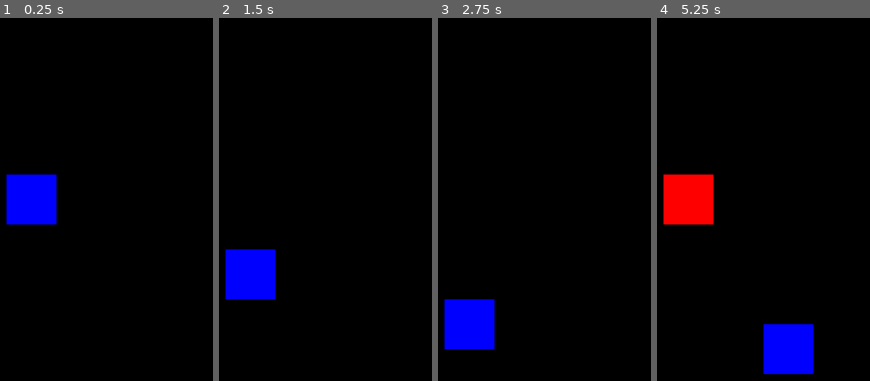
Above: before the commit, frames 1-4 (left to right).
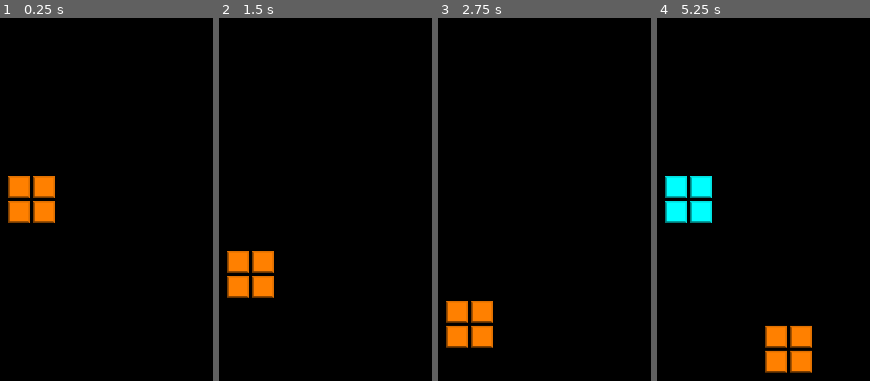
Above: after the commit, the same moments.

Repository: danielcannell/rotatris
Game: Godot game, scene res://Main.tscn
The game is run twice, just before and just after one commit, with the same random seed, the same clock (stepped at 60 frames per second) and the same inputs.
Inputs:
- Up to frame 1 (0.25 s): no input
- Up to frame 2 (1.5 s): tap Enter at 1.25 s
- Up to frame 3 (2.75 s): no input
- Up to frame 4 (5.25 s): tap Space at 2.75 s; tap Enter at 4.25 s

The runs differ from the first frame. In frame 1, 3.4% of the frame differs, in the area x 2-27%, y 42-58%; in frame 2, 3.4%; in frame 3, 3.4%; in frame 4, 6.7%, in the area x 2-74%, y 42-99%.

Commit message:
better boxes with more colors

Diff:
--- a/Block.gd
+++ b/Block.gd
@@ -4,7 +4,7 @@
 const BLOCK_SIZE: int = 32
 
 var squares: Array; # of (int, int)
-var color: int
+var color: int;  # Colors
 
 # Global grid coordinate of the local (0, 0) position
 var coord := [0, 0]
@@ -12,7 +12,7 @@
 
 # shape is Globals.DefaultShapes
 func from_shape(shape: int):
-    self.color = randi() % Globals.ShapeColors.size()
+    self.color = randi() % Globals.Colors.size()
 
     if shape == Globals.DefaultShapes.I:
         self.squares = [[0,0], [0,1], [0,2], [0,3]]
@@ -50,11 +50,10 @@
         var x: int = pos[0]
         var y: int = pos[1]
 
-        var child := AnimatedSprite.new()
+        var child := Sprite.new()
         child.position = Vector2(x, y) * BLOCK_SIZE
-        child.frames = load("res://Art/blocks.tres")
-        child.animation = "default"
-        child.frame = self.color % child.frames.get_frame_count(child.animation)
+        child.texture = load("res://Art/box.png")
+        child.modulate = Globals.ColorLookup[color]
         add_child(child)
 
 
--- a/Globals.gd
+++ b/Globals.gd
@@ -10,8 +10,22 @@
     T,
 }
 
-enum ShapeColors {
+enum Colors {
+    CYAN,
     BLUE,
     GREEN,
     RED,
+    YELLOW,
+    ORANGE,
+    PURPLE,
 }
+
+var ColorLookup = {
+    Colors.CYAN: Color(0, 1, 1),
+    Colors.BLUE: Color(0, 0, 1),
+    Colors.GREEN: Color(0, 1, 0),
+    Colors.RED: Color(1, 0, 0),
+    Colors.YELLOW: Color(1, 1, 0),
+    Colors.ORANGE: Color(1, 0.5, 0),
+    Colors.PURPLE: Color(0.5, 0, 0.5)
+}
Binary file added: Art/box.png
Not shown, added: Art/box.png.import
